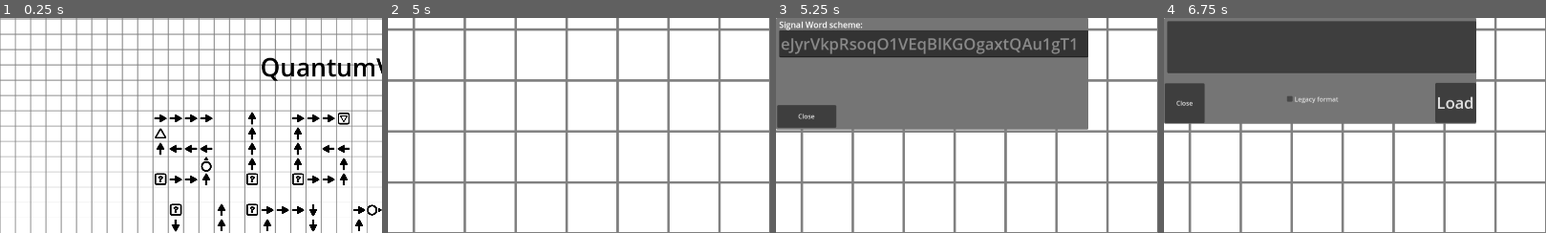
Above: before the commit, frames 1-4 (left to right).
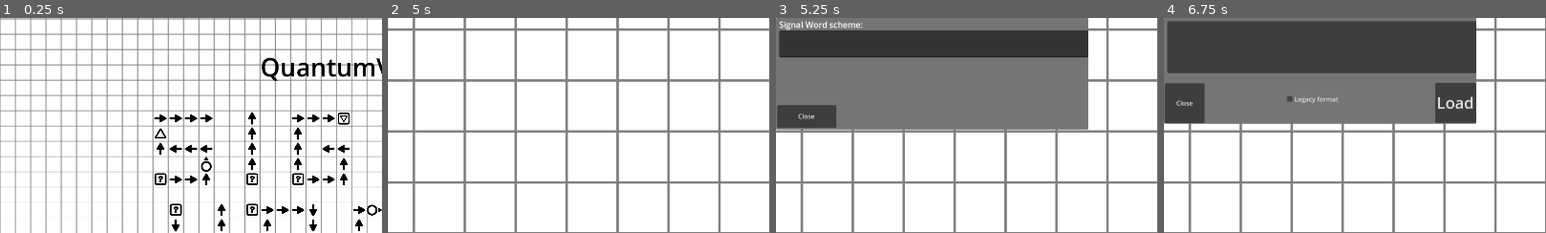
Above: after the commit, the same moments.

Repository: QuantumV2/SignalWorld
Game: Godot game, scene res://Scenes/TitleScreen.tscn
Same seed, same stepped clock (60 frames per second), same inputs: the game is played once before the commit and once after it.
Inputs:
- Up to frame 1 (0.25 s): no input
- Up to frame 2 (5 s): click "START" at 0.5 s; click "Clear Grid" at 1.25 s; click "Wire" at 2 s; click "Up" at 2.75 s; click "Generator" at 3.5 s; click "No Signal" at 4.25 s
- Up to frame 3 (5.25 s): click "Save" at 5 s
- Up to frame 4 (6.75 s): click "Pause" at 5.75 s; click "Load" at 6.5 s
The pictures show only the part of the screen within x 0-50%, y 0-50%; the shares and areas given below are measured in that part.

Frames 1-2 are identical in both runs. In frame 3, 2.0% of the frame differs, in the area x 1-79%, y 9-17%; in frame 4, nothing differs.

Commit message:
dict test

Diff:
--- a/Scripts/GameHandler.gd
+++ b/Scripts/GameHandler.gd
@@ -26,8 +26,8 @@
 	curr_grid = create_tilemap_array(%CellMap, %ColorMap)
 	next_grid = curr_grid.duplicate(true)
 func clear_tilemap():
-	curr_grid = [[]]
-	next_grid = [[]]
+	curr_grid = {}
+	next_grid = {}
 	var rct = %CellMap.get_used_rect()
 	for x in rct.size.x:
 		for y in rct.size.y:
@@ -37,7 +37,7 @@
 func change_tick_rate(value: float):
 	Global.tick_speed = value*60
 
-func create_tilemap_array(tilemap: TileMapLayer, colormap: TileMapLayer) -> Array:
+func create_tilemap_array(tilemap: TileMapLayer, colormap: TileMapLayer) -> Dictionary:
 	var used_rect: Rect2i = tilemap.get_used_rect()
 	var result = Array()
 	result.resize(used_rect.size.x)
@@ -63,11 +63,11 @@
 				"position": current_pos,
 			}
 
-	return result
-
-
-@onready var curr_grid: Array = create_tilemap_array(%CellMap, %ColorMap)
-@onready var next_grid: Array = curr_grid.duplicate(true)
+	return Global.array_to_dict_recursive(result)
+
+
+@onready var curr_grid: Dictionary = create_tilemap_array(%CellMap, %ColorMap)
+@onready var next_grid: Dictionary = curr_grid.duplicate(true)
 
 func do_angledwire_cell(curr_cell, x, y):
 	if not curr_cell['powered']:
@@ -200,7 +200,7 @@
 	if turn_off_if_invalid(x,y):
 		return
 
-func set_grid_cell_power(grid: Array, x:int,y:int, power:int):
+func set_grid_cell_power(grid: Dictionary, x:int,y:int, power:int):
 	if grid[x][y]['powered'] != 2:
 		grid[x][y]['powered'] = power
 
@@ -267,20 +267,20 @@
 	if not curr_cell['powered']:
 		return
 
-func replace_temp_energy(grid: Array):
+func replace_temp_energy(grid: Dictionary):
 	for x in range(grid.size()):
 		for y in range(grid[0].size()):
 			if grid[x][y]['powered'] == 3:
 				grid[x][y]['powered'] = 1
 
-func process_cell(tilemap: TileMapLayer, colormap: TileMapLayer, arr: Array, x: int, y: int):
+func process_cell(tilemap: TileMapLayer, colormap: TileMapLayer, arr: Dictionary, x: int, y: int):
 	var curr_cell = arr[x][y]
 	if curr_cell['type'] != -1:
 		var atlas_coords = Global.CellTypesAtlCoords[int(curr_cell["type"])]
 		tilemap.set_cell(curr_cell['position'], 2, atlas_coords, Global.RotationDict[int(curr_cell['rotation'])])
 		colormap.set_cell(curr_cell['position'], 0, Global.PowerTypesAtl[int(curr_cell['powered'])])
 
-func update_tiles(tilemap: TileMapLayer, colormap: TileMapLayer, arr: Array):
+func update_tiles(tilemap: TileMapLayer, colormap: TileMapLayer, arr: Dictionary):
 	var width = arr.size()
 	var height = arr[0].size()
 
@@ -341,7 +341,7 @@
 
 
 func _on_save() -> String:
-	if !curr_grid or curr_grid == []:
+	if !curr_grid:
 		return ""
 	var compresseddata = {"s":[curr_grid.size(), curr_grid[0].size()],"d":[]}
 	for x in range(curr_grid.size()):
@@ -375,8 +375,8 @@
 		var data = json.data
 		var json_size = data['s']
 		clear_tilemap()
-		curr_grid = []
-		curr_grid.resize(json_size[0])
+		curr_grid = {}
+		#curr_grid.resize(json_size[0])
 
 		for i in range(curr_grid.size()):
 			curr_grid[i] = []
@@ -407,8 +407,8 @@
 		var data = json.data
 		var json_size = data['s']
 		clear_tilemap()
-		curr_grid = []
-		curr_grid.resize(json_size[0])
+		curr_grid = {}
+		#curr_grid.resize(json_size[0])
 
 		for i in range(curr_grid.size()):
 			curr_grid[i] = []
--- a/Scripts/Global.gd
+++ b/Scripts/Global.gd
@@ -35,6 +35,16 @@
 	&"Randomizer":9,
 	&"AngledWire":10,
 }
+
+func array_to_dict_recursive(array):
+	var dict = {}
+	for index in range(len(array)):
+		if typeof(array[index]) == TYPE_ARRAY:
+			dict[int(index)] = array_to_dict_recursive(array[index])
+		else:
+			dict[int(index)] = array[index]
+	return dict
+
 const CellTypesAtlCoords : Dictionary = {
 	-1:Vector2i(-1,-1),
 	0:Vector2i(0,0),
@@ -62,14 +72,7 @@
 	2:Vector2i(1,0),
 	3:Vector2i(2,0),
 }
-func array_to_dict_recursive(array):
-	var dict = {}
-	for index in range(len(array)):
-		if array[index] is Array:
-			dict[index] = array_to_dict_recursive(array[index])
-		else:
-			dict[index] = array[index]
-	return dict
+
 
 func get_tile_data_rotation(alt_tile : int):
 	match alt_tile:
